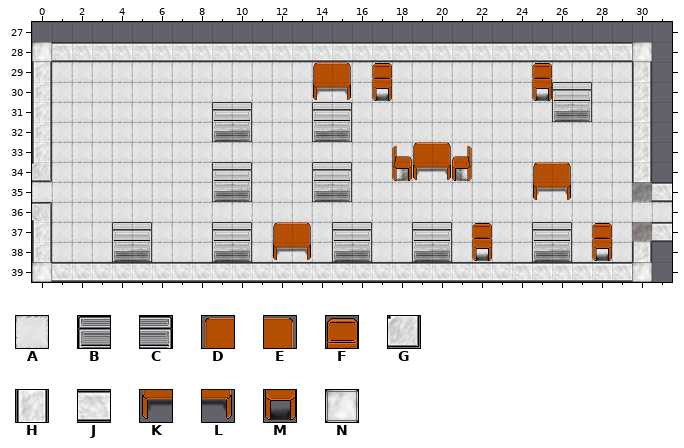
Two states of a Tiled map (JSON), assets/tilemaps/level2.json. That is the earlier state.
Cells are 32x32 px. Shown: x 0..31, y 27..39.
Key: from "newTileset": A 0, B 3, C 4, D 5, E 6, F 8, G 21 turned 180, H 22, J 22 turned 90, K 25, L 26, M 28, N 40.
_ is an empty cell.
Layers that did not change in this view are not listed.
Layer "World" before, first column x 0:
27 ______
28 NJJJJJ
29 H_____
30 H_____
31 H_____
32 H_____
33 H_____
34 G_____
35 A_____
Layer "Above Player" before, first column x 0:
27 ________________________________
28 ________________________________
29 ________________________________
30 __________________________BC____
31 _________BC___BC________________
32 ________________________________
33 ___________________DE___________
34 _________BC___BC___KL___________
35 ________________________________
36 ________________________________
37 ____BC___BC____BC__BC_F__BC_F___
38 ______________________M_____M___
39 ________________________________
New version:
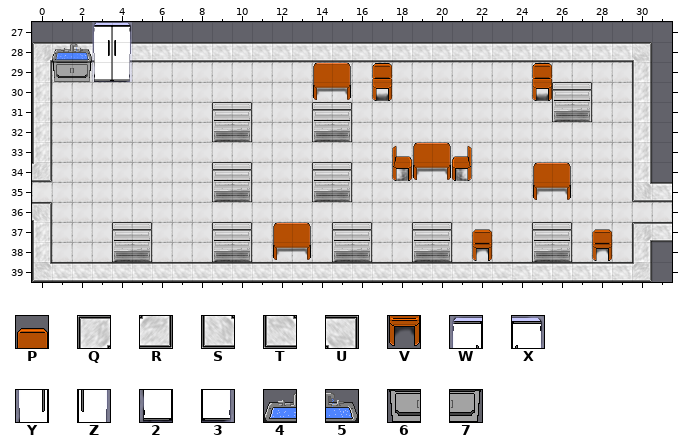
Further tiles: from "newTileset": P 9, Q 21, R 21 flipped on the other diagonal, S 21 flipped up-down, T 21 turned 270, U 21 turned 90, V 29, W 62, X 63, Y 82, Z 83, 2 102, 3 103, 4 106, 5 107, 6 108, 7 109.
Edits made:
Layer "World":
Tile 6 now appears in row 29 at x 1.
Tile 7 now appears in row 29 at x 2.
Layer "Above Player":
Tile 2 now appears in row 29 at x 3.
Tile 3 now appears in row 29 at x 4.
Tile 4 now appears in row 28 at x 1.
Tile 5 now appears in row 28 at x 2.
The author changed tile F to tile P in row 37 at x 22 and 28.
Tile Q now appears in row 28 at x 0; in row 37 at x 30.
Tile R now appears in row 39 at x 30.
Tile S now appears in row 35 at x 30.
Tile T now appears in row 39 at x 0.
Tile U now appears in row 28 at x 30.
The author changed tile M to tile V in row 38 at x 22 and 28.
Tile W now appears in row 27 at x 3.
Tile X now appears in row 27 at x 4.
Tile Y now appears in row 28 at x 3.
Tile Z now appears in row 28 at x 4.
Changed places in both pictures, as pixel boxes (x1, y1, x2, y2):
added: (32, 22, 132, 82)
added: (632, 42, 652, 62)
added: (632, 182, 652, 202)
changed: (472, 223, 492, 261)
changed: (592, 223, 612, 261)
added: (632, 222, 652, 242)
added: (32, 262, 52, 282)
added: (632, 262, 652, 282)
